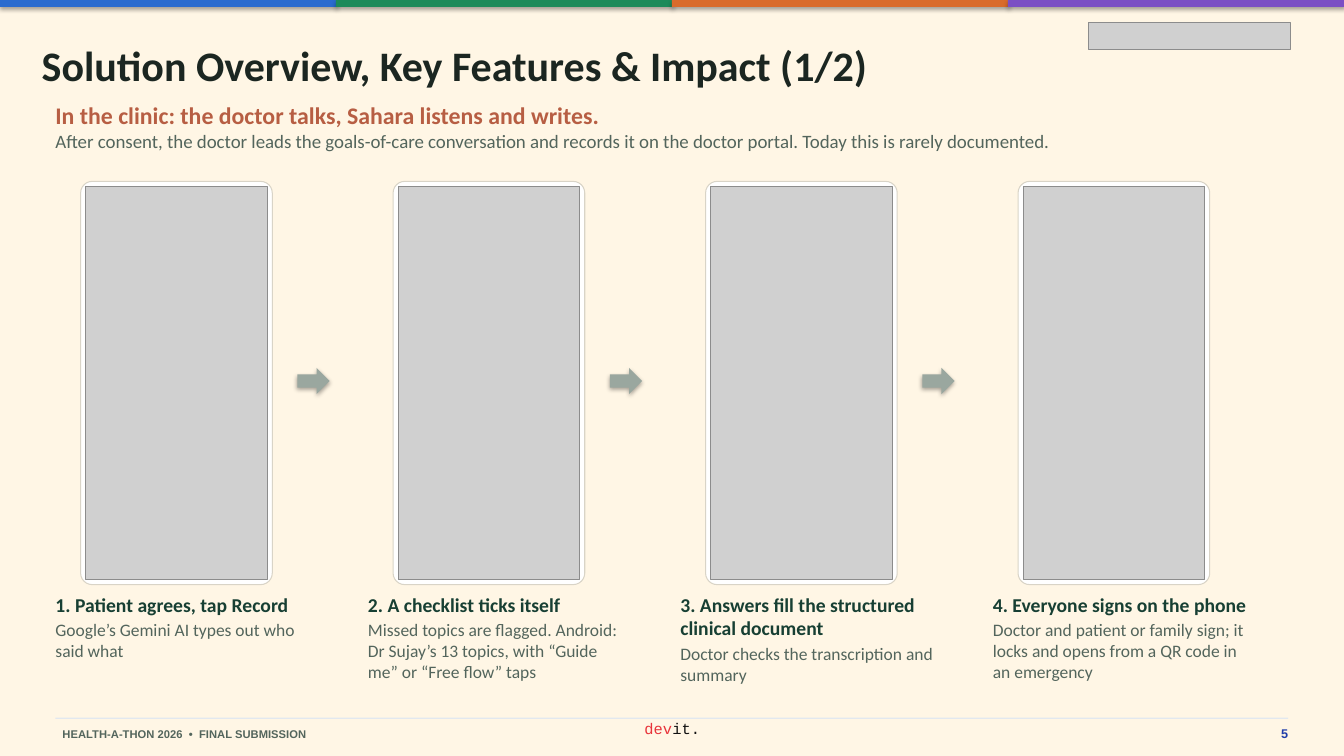
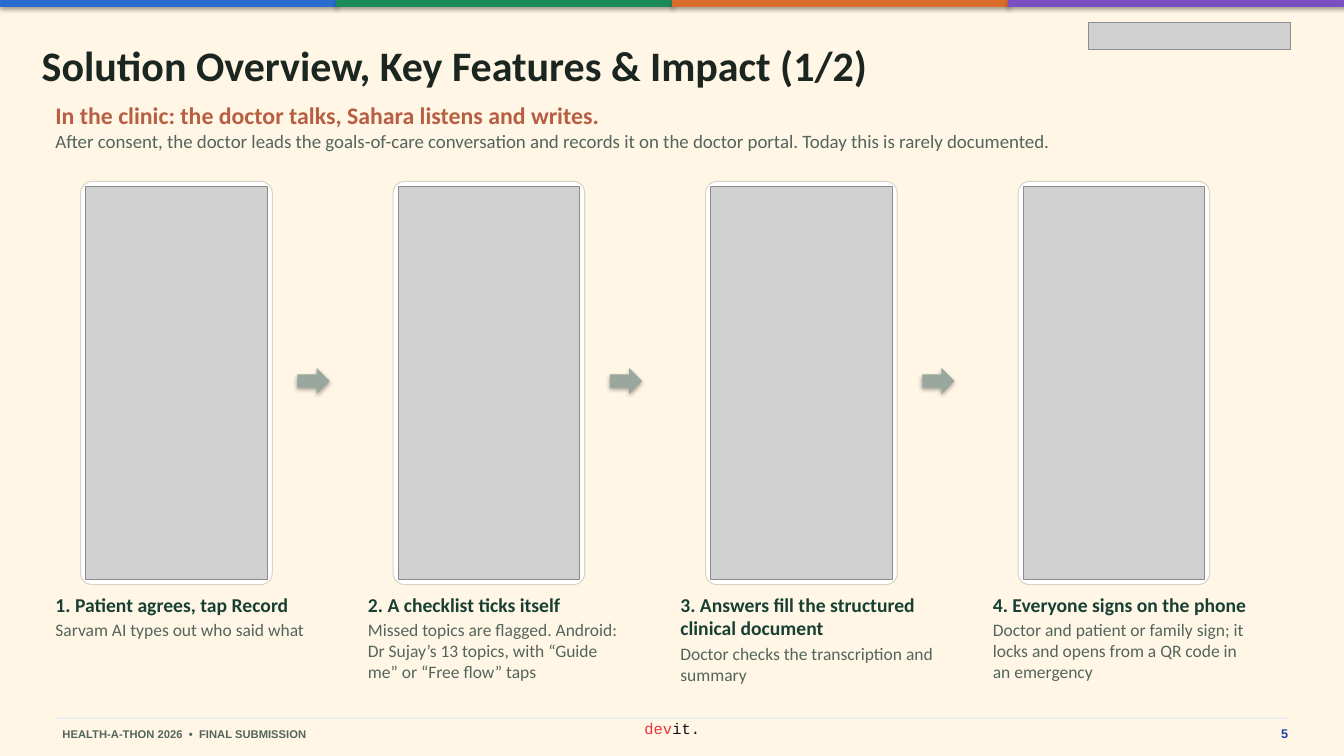
Before and after one commit to basithladdu/healthathon, a slide deck: slide 5 of output/final-submission/Sahara-Final-Presentation.pptx. Drawn at 1344x756 pixels with LibreOffice and Linux fonts; fonts in the diff are those of the drawing; grey boxes stand for pictures. Boxes give left, top, right and bottom in pixels: in the first picture for what was removed or moved away, otherwise in the second. Text is boxed around its words. In the diff, an @@ line names an element or a change of style, - is before the commit and + after.

```diff
--- a/output/final-submission/Sahara-Final-Presentation.pptx
+++ b/output/final-submission/Sahara-Final-Presentation.pptx
@@ text at [55,624,304,639]: text changed @@
-Google’s Gemini AI types out who said what
+Sarvam AI types out who said what
```
Also in this commit, not shown: 4 other slides changed, 7 other files.
